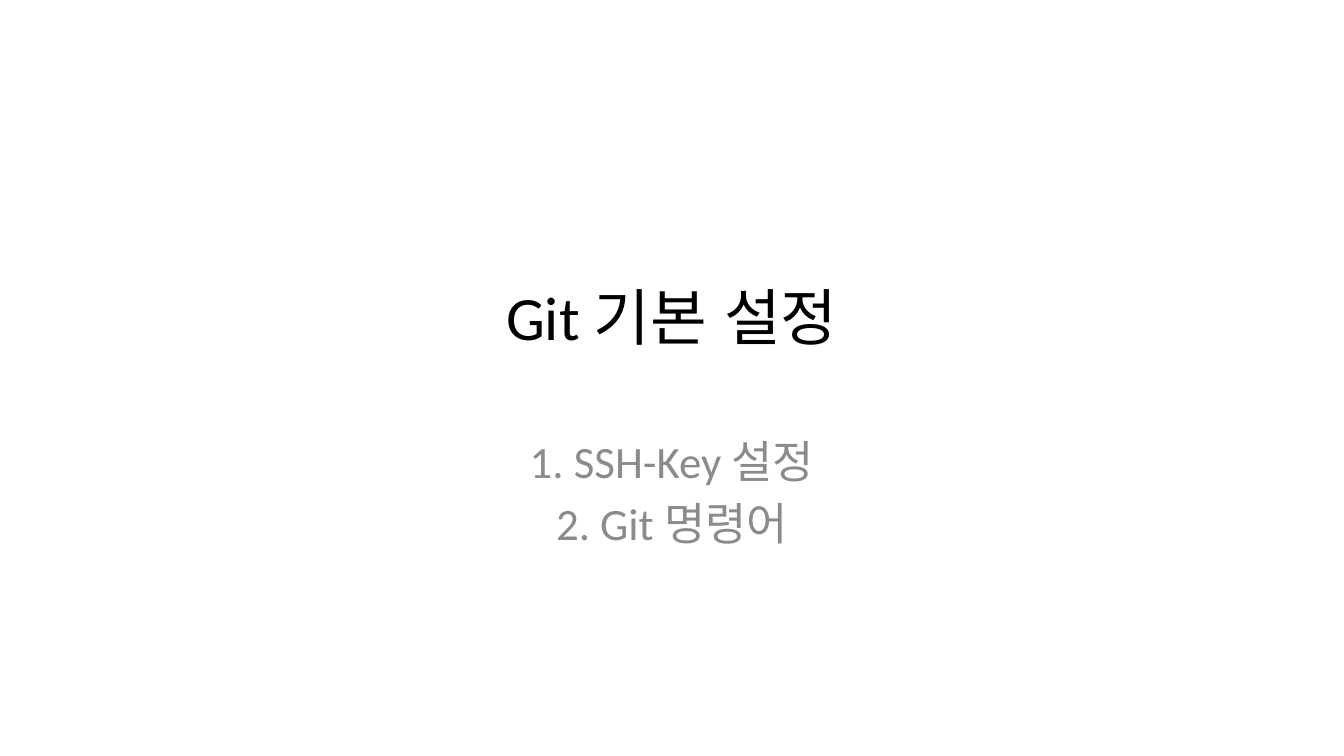
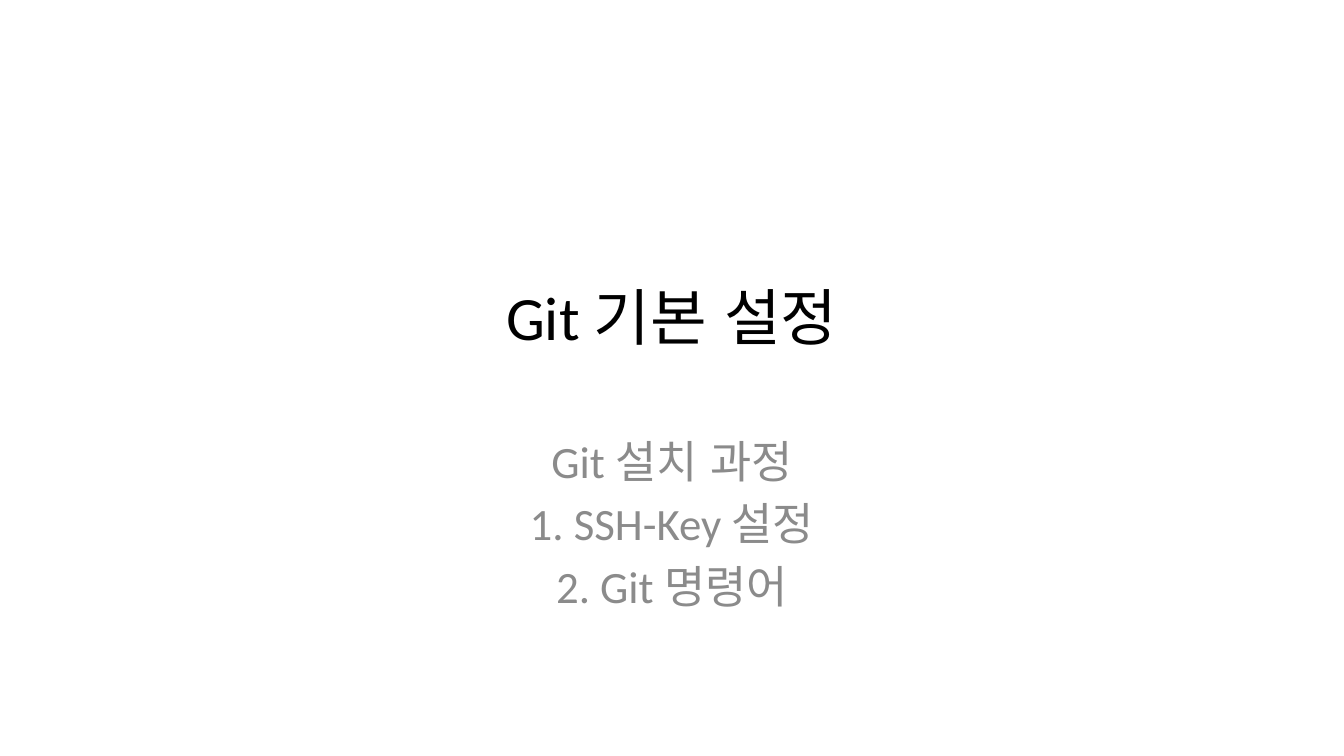
Before and after one commit to ChaeSung-Lee/DJ_InternShip, a slide deck: slide 1 of 2021_Summer/jp.hong/Git_Manual.pptx. Drawn at 1344x756 pixels with LibreOffice and Linux fonts; fonts in the diff are those of the drawing. Boxes give left, top, right and bottom in pixels: in the first picture for what was removed or moved away, otherwise in the second. Text is boxed around its words. In the diff, an @@ line names an element or a change of style, - is before the commit and + after.

```diff
--- a/2021_Summer/jp.hong/Git_Manual.pptx
+++ b/2021_Summer/jp.hong/Git_Manual.pptx
@@ subtitle at (x1=551, y1=441, x2=792, y2=482): paragraph added @@
+Git 설치 과정
```
Also in this commit, not shown: 4 other slides changed, 14 slides added, 3 other files.
